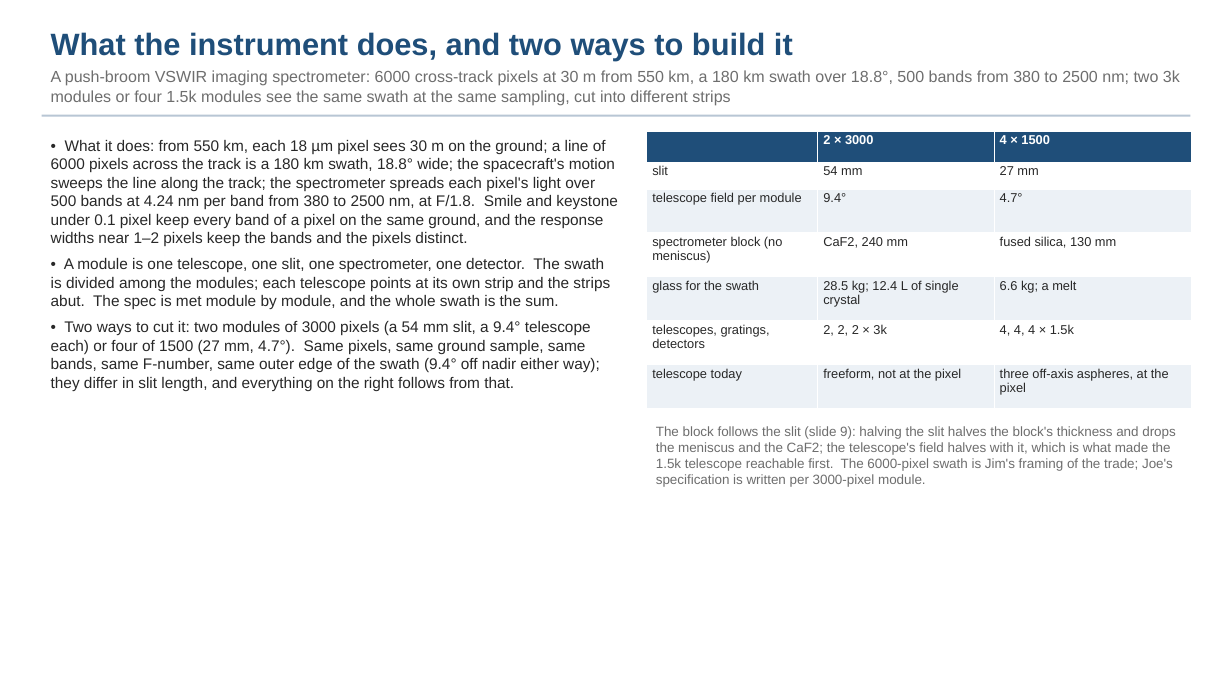
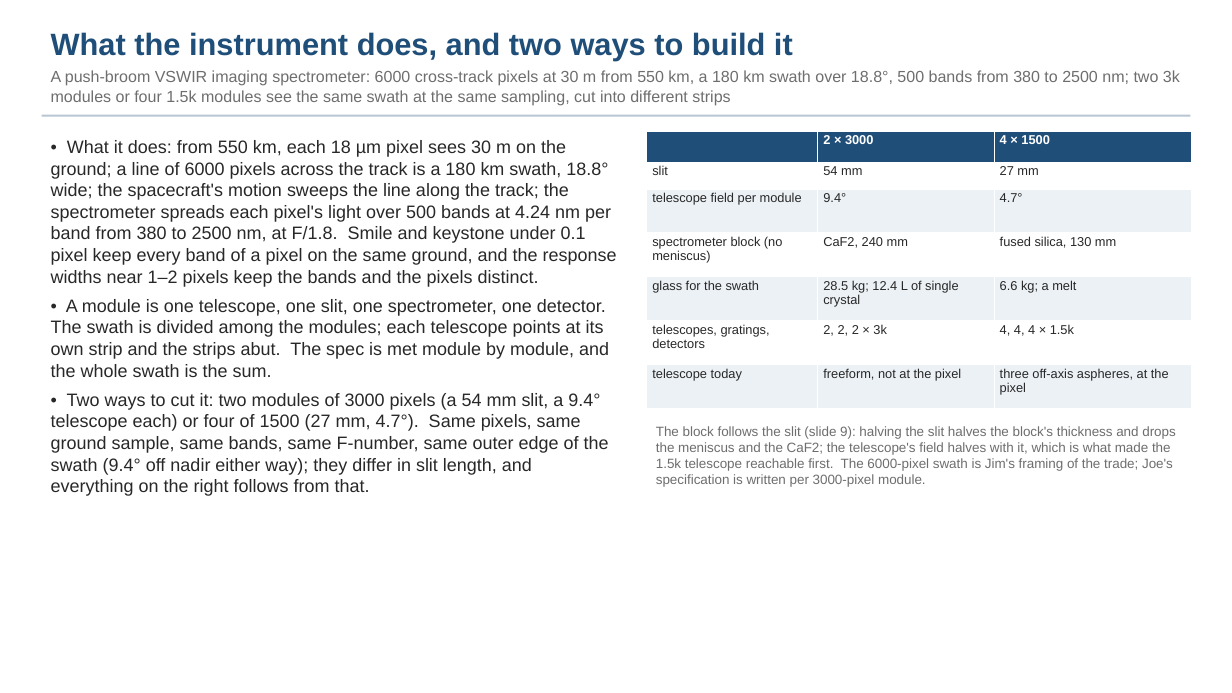
Before and after one commit to nasa-jpl/macos, a slide deck: slide 4 of demo_session/deck_dyson_record.pptx. Drawn at 1232x693 pixels with LibreOffice and Linux fonts; fonts in the diff are those of the drawing. Boxes give left, top, right and bottom in pixels: in the first picture for what was removed or moved away, otherwise in the second. Text is boxed around its words. In the diff, an @@ line names an element or a change of style, - is before the commit and + after.

```diff
--- a/demo_session/deck_dyson_record.pptx
+++ b/demo_session/deck_dyson_record.pptx
@@ text "• What it does: from ..." at (x1=51, y1=140, x2=617, y2=496): size 12 to 14 pt @@
```
Also in this commit, not shown: 7 other slides changed, 2 other files.
